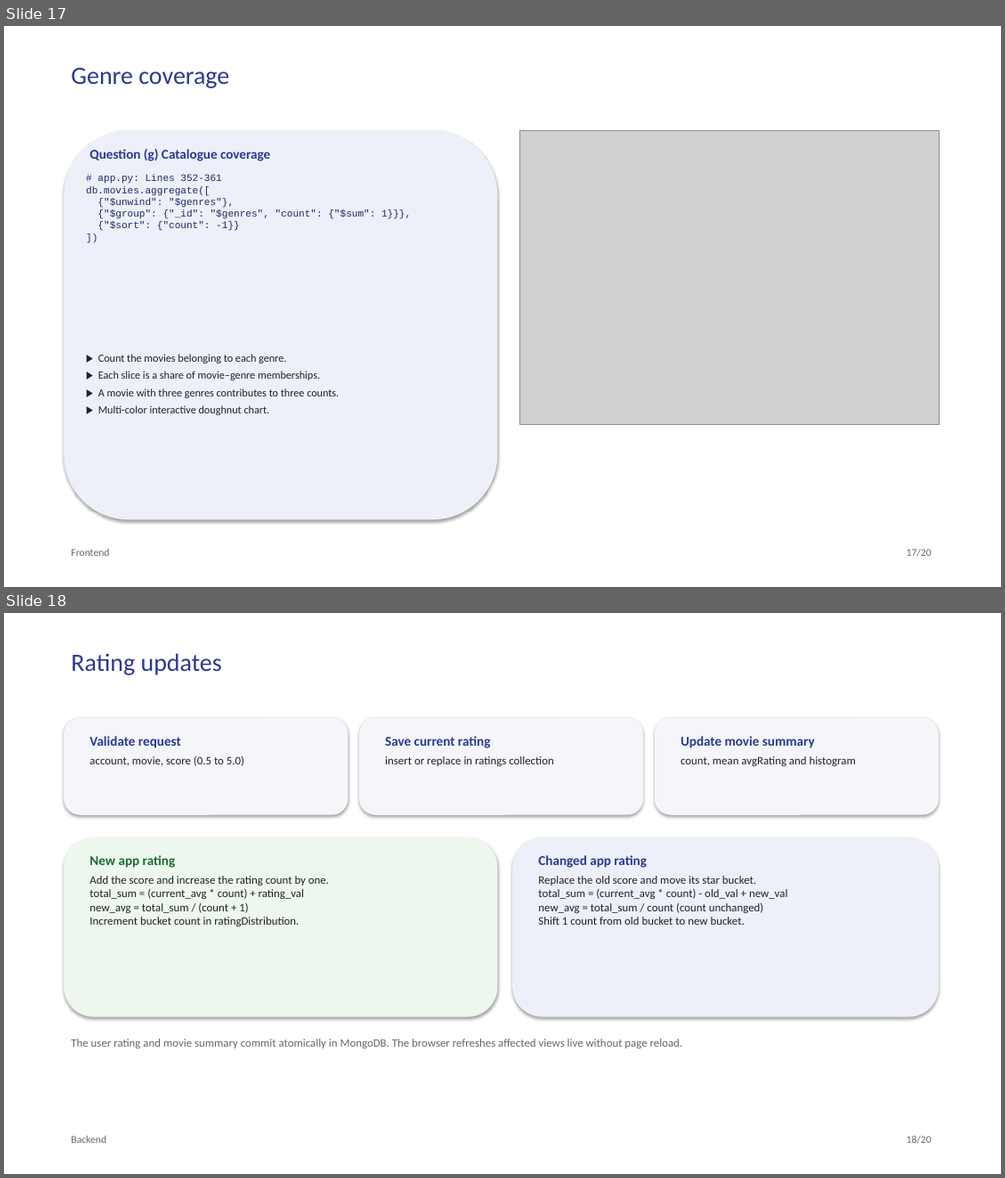
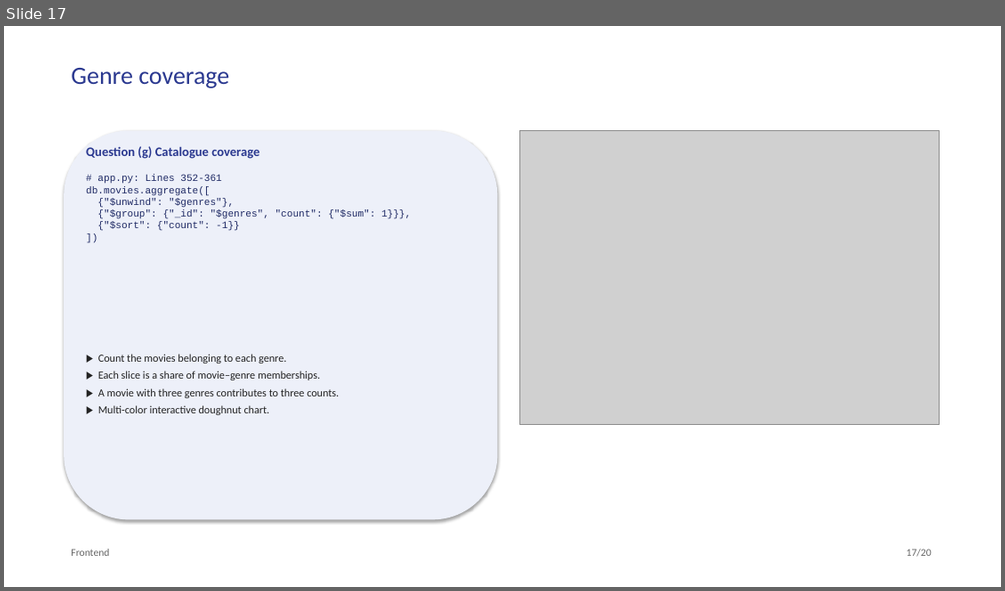
Before and after one commit to prithamnandavaram/movielens-data-engineering, a slide deck: presentation/MovieLens_Analytics_Presentation.pptx. Shown one above the other, each under a label of ours: slides 17 and 18 before the commit, slide 17 after it. The pictures are 1005x1178 and 1005x591 pixels, drawn with LibreOffice and Linux fonts; fonts in the diff are those of the drawing; grey boxes stand for pictures. Boxes give left, top, right and bottom in pixels: in the first picture for what was removed or moved away, otherwise in the second. Text is boxed around its words. In the diff, an @@ line names an element or a change of style, - is before the commit and + after.

Commit message:
docs(presentation): update deck structure, tech stack one-liners, tree architecture, and question sequence

```diff
--- a/presentation/MovieLens_Analytics_Presentation.pptx
+++ b/presentation/MovieLens_Analytics_Presentation.pptx
@@ slide 18 removed at [4,613,1001,1174], background #FFFFFF @@
@@ text removed at [71,653,222,675] @@
-Rating updates
@@ rounded rectangle removed at [64,718,348,815] @@
@@ rounded rectangle removed at [359,718,643,815] @@
@@ rounded rectangle removed at [655,718,938,815] @@
@@ text removed at [89,736,244,766] @@
-Validate request
-account, movie, score (0.5 to 5.0)
@@ text removed at [385,736,554,766] @@
-Save current rating
-insert or replace in ratings collection
@@ text removed at [680,736,856,766] @@
-Update movie summary
-count, mean avgRating and histogram
@@ rounded rectangle removed at [64,837,498,1017] @@
@@ rounded rectangle removed at [512,837,938,1017] @@
@@ text removed at [89,855,329,926] @@
-New app rating
-Add the score and increase the rating count by one.
-total_sum = (current_avg * count) + rating_val
-new_avg = total_sum / (count + 1)
-Increment bucket count in ratingDistribution.
@@ text removed at [538,855,787,925] @@
-Changed app rating
-Replace the old score and move its star bucket.
-total_sum = (current_avg * count) - old_val + new_val
-new_avg = total_sum / count (count unchanged)
-Shift 1 count from old bucket to new bucket.
@@ text removed at [71,1038,683,1048] @@
-The user rating and movie summary commit atomically in MongoDB. The browser refreshes affected views live without page reload.
@@ text removed at [71,1135,106,1143] @@
-Backend
@@ text removed at [906,1135,931,1143] @@
-18/20
@@ slide 17 changed as well @@
@@ text "Question (g) Catalogue coverage" at [86,146,259,159]: size 13 to 12.5 pt; less space between paragraphs @@
```
Also in this commit, not shown: 12 other slides changed, 6 slides added, 5 other slides removed, 1 other file.
